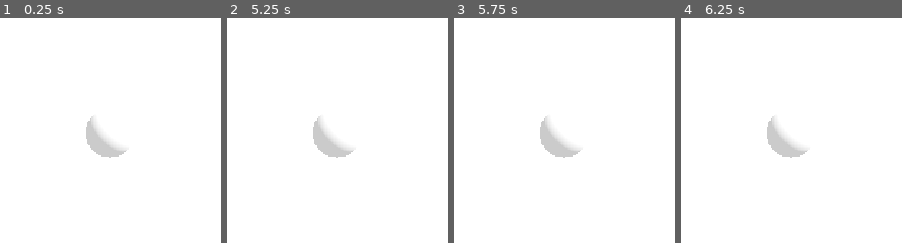
Above: before the commit, frames 1-4 (left to right).
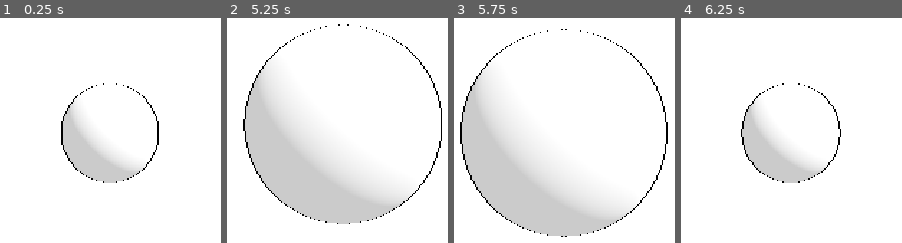
Above: after the commit, the same moments.

Repository: AnCarsenat/DopamineBounce
Game: Godot game, scene res://clicker_game.tscn
The game is run twice, just before and just after one commit, with the same random seed, the same clock (stepped at 60 frames per second) and the same inputs. This scene is started directly instead of the project's main scene.
Inputs (mouse positions are in pixels of both pictures, inside the frame that each line leads up to):
- Up to frame 1 (0.25 s): no input
- Up to frame 2 (5.25 s): tap Enter at 0.5, 2, 3.5 s; move the mouse to (outside the picture) at 0.52 s; click (outside the picture) at 0.67 s; tap Space at 1.25, 2.75, 4.25 s; move the mouse to (outside the picture) at 1.27 s; click (outside the picture) at 1.42 s; move the mouse to (417, 33) at 2.02 s; click (417, 33) at 2.17 s; move the mouse to (297, 222) at 2.77 s; click (297, 222) at 2.92 s; move the mouse to (outside the picture) at 3.52 s; click (outside the picture) at 3.67 s; move the mouse to (outside the picture) at 4.27 s; click (outside the picture) at 4.42 s; move the mouse to (377, 132) at 5.02 s; click (377, 132) at 5.17 s
- Up to frame 3 (5.75 s): no input
- Up to frame 4 (6.25 s): move the mouse to (outside the picture) at 5.77 s; click (outside the picture) at 5.92 s

The runs differ from the first frame. In frame 1, 6.0% of the frame differs, in the area x 27-72%, y 28-74%; in frame 2, 21%; in frame 3, 22%, in the area x 2-97%, y 4-98%; in frame 4, 6.1%.

Commit message:
latest

Diff:
--- /dev/null
+++ b/dopamine-bouce/camera_shake.gd
@@ -0,0 +1,147 @@
+class_name CameraShake
+extends Node
+## Add as a child of a Camera2D or Camera3D, then call shake().
+## Shakes stack (summed, capped by max_force) and fade out over their duration.
+## Applies offsets additively, so other code moving the camera keeps working.
+##
+##   $Camera2D/CameraShake.shake(0.6, 0.25)                 # small hit
+##   $Camera2D/CameraShake.shake(1.0, 0.6, 30.0)            # big, buzzy explosion
+##   $Camera2D/CameraShake.shake(0.8, 0.2, 20.0, Vector2.RIGHT)  # directional kick
+##   CameraShake.shake_all(get_tree(), 1.0, 0.5)            # every camera (split screen)
+
+const GROUP := &"camera_shake"
+
+## Max displacement at force 1.0. Pixels for Camera2D.
+@export var max_offset_2d := Vector2(24, 18)
+## Max displacement at force 1.0. Meters for Camera3D.
+@export var max_offset_3d := Vector2(0.25, 0.2)
+## Max roll at force 1.0, in degrees. For Camera2D, needs ignore_rotation = false.
+@export var max_roll_degrees := 3.0
+## Cap on total force when several shakes overlap.
+@export var max_force := 1.5
+## Falloff curve: 1 = linear, 2 = quadratic (snappy), 0.5 = lingers.
+@export var decay_exponent := 2.0
+## Global multiplier, e.g. hook to an accessibility "screen shake" slider (0 disables).
+@export_range(0.0, 2.0) var intensity_scale := 1.0
+
+var _camera: Node
+var _noise := FastNoiseLite.new()
+var _shakes: Array[Dictionary] = []
+var _applied_offset := Vector2.ZERO
+var _applied_roll := 0.0
+var _seed_counter := 0.0
+
+
+func _ready() -> void:
+	_camera = get_parent()
+	assert(_camera is Camera2D or _camera is Camera3D, "CameraShake must be a child of a Camera2D or Camera3D")
+	add_to_group(GROUP)
+	_noise.noise_type = FastNoiseLite.TYPE_SIMPLEX
+	_noise.fractal_type = FastNoiseLite.FRACTAL_NONE
+	_noise.frequency = 1.0
+
+
+## force: 0..1 typical (above 1 allowed). duration: seconds. frequency: wobbles per second.
+## direction: non-zero restricts the shake to that axis (recoil, impacts).
+## ease_in: seconds to ramp up to full force (0 = instant hit).
+## ease_out: seconds of fade at the end; negative = fade across the whole duration.
+func shake(force := 0.5, duration := 0.3, frequency := 20.0, direction := Vector2.ZERO, ease_in := 0.0, ease_out := -1.0) -> void:
+	if force <= 0.0 or duration <= 0.0:
+		return
+	_seed_counter += 37.0  # independent noise track per shake
+	_shakes.append({
+		"force": force,
+		"duration": duration,
+		"frequency": frequency,
+		"direction": direction.normalized(),
+		"ease_in": ease_in,
+		"ease_out": ease_out,
+		"time": 0.0,
+		"seed": _seed_counter,
+		"phase": randf() * 1000.0,  # random start so first frames are not always weak
+	})
+
+
+## Shakes every CameraShake in the tree (both halves of a split screen, etc.).
+static func shake_all(tree: SceneTree, force := 0.5, duration := 0.3, frequency := 20.0, direction := Vector2.ZERO, ease_in := 0.0, ease_out := -1.0) -> void:
+	for node in tree.get_nodes_in_group(GROUP):
+		node.shake(force, duration, frequency, direction, ease_in, ease_out)
+
+
+## Cancels all shakes and puts the camera back.
+func stop() -> void:
+	_shakes.clear()
+	_apply(Vector2.ZERO, 0.0)
+
+
+func is_shaking() -> bool:
+	return not _shakes.is_empty()
+
+
+func _process(delta: float) -> void:
+	if _shakes.is_empty() and _applied_offset == Vector2.ZERO and _applied_roll == 0.0:
+		return
+
+	var offset := Vector2.ZERO
+	var roll := 0.0
+	var total_amp := 0.0
+
+	for i in range(_shakes.size() - 1, -1, -1):
+		var s := _shakes[i]
+		s.time += delta
+		var t: float = s.time / s.duration
+		if t >= 1.0:
+			_shakes.remove_at(i)
+			continue
+		var amp: float = s.force * _envelope(s, t)
+		var x: float = s.phase + s.time * s.frequency
+		var n := Vector2(_noise.get_noise_2d(s.seed, x), _noise.get_noise_2d(s.seed + 100.0, x))
+		var dir: Vector2 = s.direction
+		if dir != Vector2.ZERO:
+			n = dir * n.x
+		offset += n * amp
+		roll += _noise.get_noise_2d(s.seed + 200.0, x) * amp
+		total_amp += amp
+
+	if total_amp > max_force:
+		var k := max_force / total_amp
+		offset *= k
+		roll *= k
+
+	offset *= intensity_scale
+	roll *= intensity_scale
+	var max_offset := max_offset_2d if _camera is Camera2D else max_offset_3d
+	_apply(offset * max_offset, deg_to_rad(roll * max_roll_degrees))
+
+
+## 0..1 strength over a shake's life: smooth ramp-up, then decay curve.
+func _envelope(s: Dictionary, t: float) -> float:
+	var rise := 1.0
+	if s.ease_in > 0.0:
+		rise = smoothstep(0.0, s.ease_in, s.time)
+	var fall: float
+	if s.ease_out < 0.0:
+		fall = pow(1.0 - t, decay_exponent)
+	elif s.ease_out == 0.0:
+		fall = 1.0
+	else:
+		fall = pow(clampf((s.duration - s.time) / s.ease_out, 0.0, 1.0), decay_exponent)
+	return rise * fall
+
+
+func _apply(new_offset: Vector2, new_roll: float) -> void:
+	var d_offset := new_offset - _applied_offset
+	var d_roll := new_roll - _applied_roll
+	if _camera is Camera2D:
+		_camera.offset += d_offset
+		_camera.rotation += d_roll
+	elif _camera is Camera3D:
+		_camera.h_offset += d_offset.x
+		_camera.v_offset += d_offset.y
+		_camera.rotation.z += d_roll
+	_applied_offset = new_offset
+	_applied_roll = new_roll
+
+
+func _exit_tree() -> void:
+	stop()
--- /dev/null
+++ b/dopamine-bouce/clicker_game.gd
@@ -0,0 +1,41 @@
+extends Node3D
+
+@onready var clickArea = $Area3D
+@onready var mainSphere = $MeshInstance3D
+
+@onready var sceneCamera = $Camera3D
+@onready var cameraShake = $Camera3D/CameraShake
+
+var mouseIsInside = false
+
+# Called when the node enters the scene tree for the first time.
+func _ready() -> void:
+	pass # Replace with function body.
+
+# Parameters
+const mainSphere_ScaleIn = Vector3(2,2,2)
+const mainSphere_ScaleOut = Vector3(1,1,1)
+const mainSphere_ScaleSpeed = 12.0 # higher = snappier
+# Called every frame. 'delta' is the elapsed time since the previous frame.
+func _process(_delta: float) -> void:
+
+	var target := mainSphere_ScaleIn if mouseIsInside else mainSphere_ScaleOut
+	mainSphere.scale = mainSphere.scale.lerp(target, 1.0 - exp(-mainSphere_ScaleSpeed * _delta))
+
+
+func _on_area_3d_mouse_entered() -> void:
+	mouseIsInside = true
+
+func _on_area_3d_mouse_exited() -> void:
+	mouseIsInside = false
+
+func _on_area_3d_input_event(_camera: Node, event: InputEvent, _event_position: Vector3, _normal: Vector3, _shape_idx: int) -> void:
+	if event is InputEventMouseButton and event.button_index == MOUSE_BUTTON_LEFT and event.pressed:
+		_on_clicked()
+
+func _on_clicked() -> void:
+	print("clicked")
+	shake_camera(0.0, 0.2, 0.3, 0.6)
+
+func shake_camera( easein:float,easout:float, duration:float, shake_amnt:float) -> void:
+	cameraShake.shake(shake_amnt, duration, 20.0, Vector2.ZERO, easein, easout)
--- a/dopamine-bouce/clicker_game.tscn
+++ b/dopamine-bouce/clicker_game.tscn
@@ -1,4 +1,8 @@
 [gd_scene format=3 uid="uid://decu3cs0s0lst"]
+
+[ext_resource type="Script" uid="uid://0bmx323epuih" path="res://clicker_game.gd" id="1_2gcxp"]
+[ext_resource type="Shader" uid="uid://nmjys4mjagdx" path="res://clicker_game_edge_shader.gdshader" id="1_l1c2j"]
+[ext_resource type="Script" uid="uid://d1vd1ixmojic" path="res://camera_shake.gd" id="2_shake"]
 
 [sub_resource type="Environment" id="Environment_jxcdy"]
 background_mode = 1
@@ -10,14 +14,34 @@
 [sub_resource type="Compositor" id="Compositor_2vgao"]
 compositor_effects = Array[CompositorEffect]([null])
 
+[sub_resource type="ShaderMaterial" id="ShaderMaterial_q14dx"]
+render_priority = 0
+shader = ExtResource("1_l1c2j")
+shader_parameter/edge_color = Color(0, 0, 0, 1)
+shader_parameter/threshold = 0.0
+shader_parameter/blend = 0.01
+shader_parameter/enable_depth_pass = true
+shader_parameter/threshold_depth = 0.0
+shader_parameter/blend_depth = 0.01
+shader_parameter/distance_fade_length = 50.0
+shader_parameter/distance_fade_blend = 20.0
+
 [sub_resource type="StandardMaterial3D" id="StandardMaterial3D_7fbwm"]
+next_pass = SubResource("ShaderMaterial_q14dx")
 
 [sub_resource type="SphereMesh" id="SphereMesh_jxcdy"]
 
+[sub_resource type="SphereShape3D" id="SphereShape3D_jxcdy"]
+radius = 0.729473
+
 [node name="JeuClicker" type="Node3D" unique_id=550232895]
+script = ExtResource("1_2gcxp")
 
 [node name="Camera3D" type="Camera3D" parent="." unique_id=2002860377]
-transform = Transform3D(1, 0, 0, 0, 1, 0, 0, 0, 1, 0, 0, 6)
+transform = Transform3D(1, 0, 0, 0, 1, 0, 0, 0, 1, 0, 0, 3)
+
+[node name="CameraShake" type="Node" parent="Camera3D" unique_id=1048399468]
+script = ExtResource("2_shake")
 
 [node name="WorldEnvironment" type="WorldEnvironment" parent="." unique_id=158743390]
 environment = SubResource("Environment_jxcdy")
@@ -30,3 +54,13 @@
 [node name="MeshInstance3D" type="MeshInstance3D" parent="." unique_id=980756025]
 material_override = SubResource("StandardMaterial3D_7fbwm")
 mesh = SubResource("SphereMesh_jxcdy")
+
+[node name="Area3D" type="Area3D" parent="." unique_id=1212574928]
+
+[node name="CollisionShape3D" type="CollisionShape3D" parent="Area3D" unique_id=61094154]
+shape = SubResource("SphereShape3D_jxcdy")
+debug_color = Color(0.49873668, 0, 0.05999562, 1)
+
+[connection signal="input_event" from="Area3D" to="." method="_on_area_3d_input_event"]
+[connection signal="mouse_entered" from="Area3D" to="." method="_on_area_3d_mouse_entered"]
+[connection signal="mouse_exited" from="Area3D" to="." method="_on_area_3d_mouse_exited"]
--- a/dopamine-bouce/clicker_game_edge_shader.gdshader
+++ b/dopamine-bouce/clicker_game_edge_shader.gdshader
@@ -1,6 +1,6 @@
 
 shader_type spatial;
-render_mode unshaded, depth_test_disabled, depth_draw_never, cull_disabled;
+render_mode unshaded, depth_draw_never;
 
 uniform sampler2D SCREEN_TEXTURE : hint_screen_texture, repeat_disable, filter_nearest;
 uniform sampler2D DEPTH_TEXTURE : hint_depth_texture, repeat_disable, filter_nearest;
@@ -14,9 +14,6 @@
 uniform float distance_fade_length = 50.0;
 uniform float distance_fade_blend = 20.0;
 
-void vertex() {
-        POSITION = vec4(VERTEX.xy * 2.0, 1.0, 1.0);
-}
 
 float getGrayScale(sampler2D s, vec2 uv) {
         vec3 c = texture(s, uv).rgb;
@@ -25,7 +22,9 @@
 
 float get_linear_depth(sampler2D s, vec2 uv, mat4 ipm) {
         float depth = texture(s, uv).r;
-        vec3 ndc = vec3(uv * 2.0 - 1.0, depth); // Godot 4.3+: no *2-1 on depth
+
+       	vec3 ndc = vec3(uv, depth) * 2.0 - 1.0;
+
         vec4 view = ipm * vec4(ndc, 1.0);
         view.xyz /= view.w;
         return -view.z;
Not shown, added: dopamine-bouce/camera_shake.gd.uid
Not shown, added: dopamine-bouce/clicker_game.gd.uid
